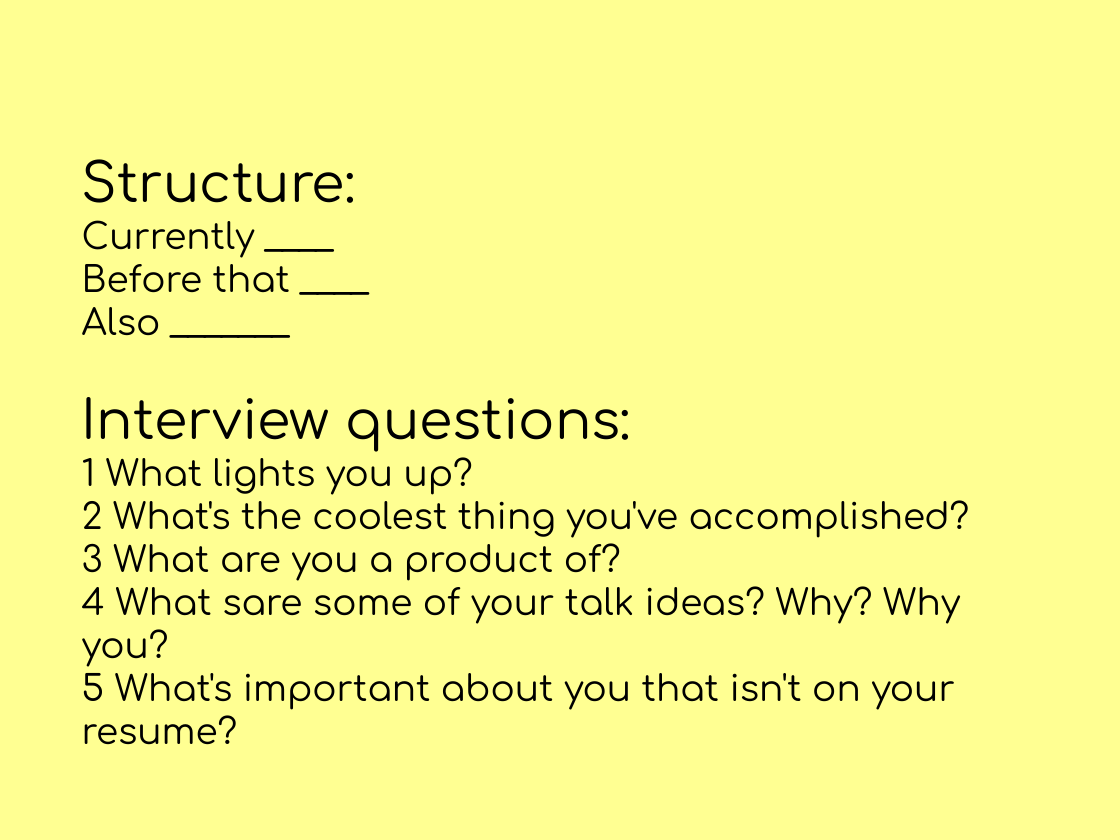
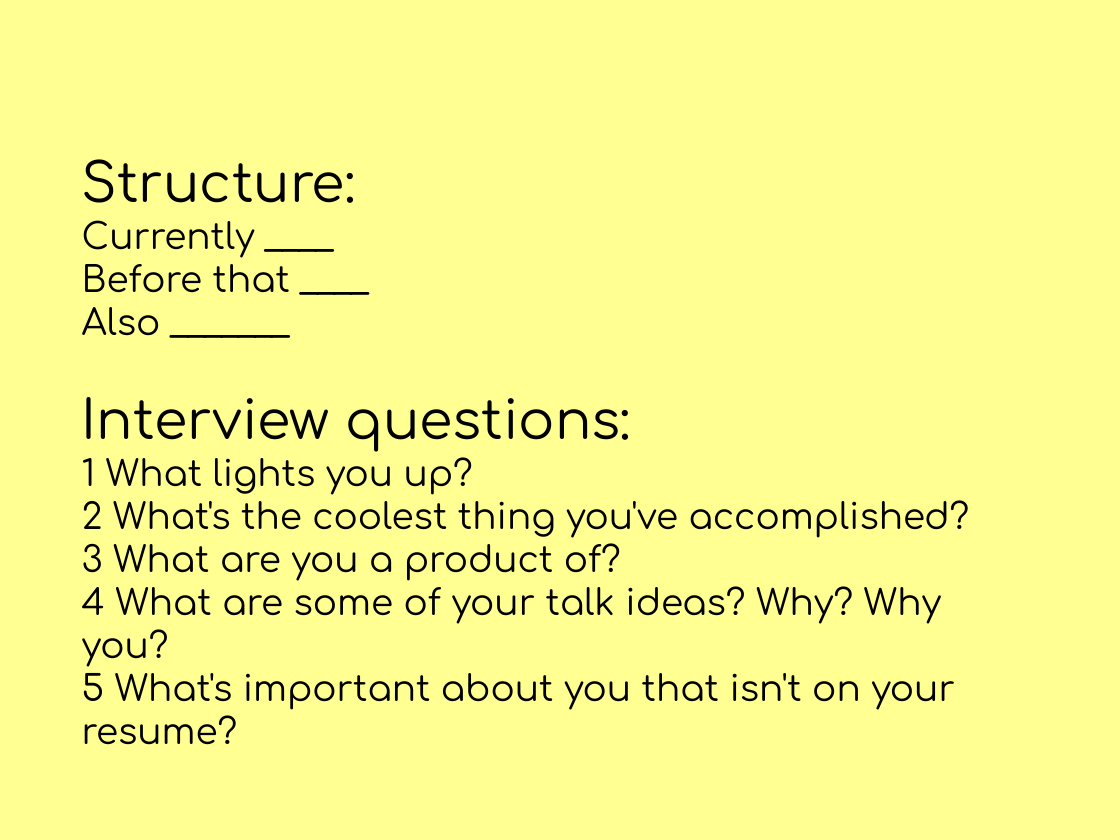
Before and after one commit to JiggyPete/global-diversity-cfp-day-site, a slide deck: slide 12 of public/slides/global-diversity-cfp-day.pptx. Drawn at 1120x840 pixels with LibreOffice and Linux fonts; fonts in the diff are those of the drawing. Boxes give left, top, right and bottom in pixels: in the first picture for what was removed or moved away, otherwise in the second. Text is boxed around its words. In the diff, an @@ line names an element or a change of style, - is before the commit and + after.

```diff
--- a/public/slides/global-diversity-cfp-day.pptx
+++ b/public/slides/global-diversity-cfp-day.pptx
@@ title at [82, 574, 942, 667]: text changed @@
-4 What sare some of your talk ideas? Why? Why you?
+4 What are some of your talk ideas? Why? Why you?
```
Also in this commit, not shown: 2 other slides changed, 4 slides added, 1 slide removed, 3 other files.
